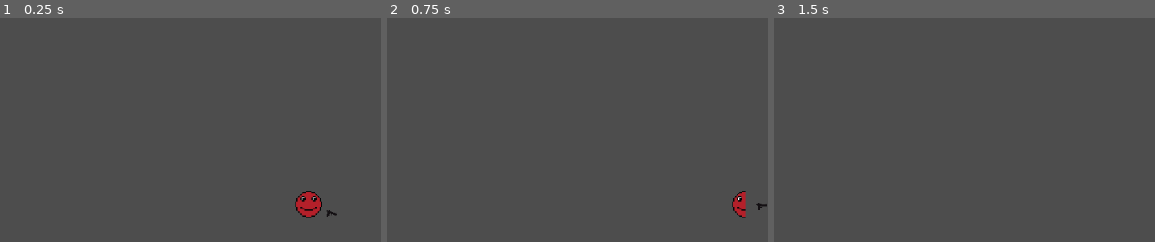
Above: before the commit, frames 1-3 (left to right).
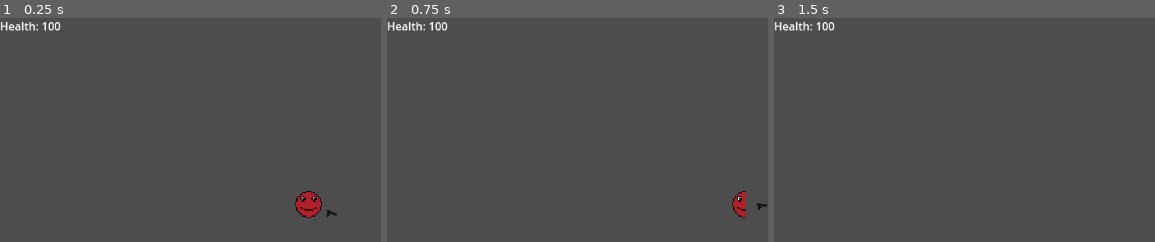
Above: after the commit, the same moments.

Repository: Techtix0/horde_survivor
Game: Godot game, scene res://src/level_01.tscn
Two runs of this game, one before a commit and one after it. Both use one fixed random seed, a clock stepped at 60 frames per second and the inputs below. The engine's default icon, where the game draws it, is replaced by a stand-in: a white triangle on a blue panel in a dark square.
Inputs (mouse positions are % of the whole screen's width and height, from its top left):
- Up to frame 1 (0.25 s): no input
- Up to frame 2 (0.75 s): tap Enter at 0.5 s; move the mouse to (75, 45) at 0.52 s; press the mouse at (75, 45) at 0.53 s; hold D (right) from 0.53 s (still down)
- Up to frame 3 (1.5 s): move the mouse to (31, 55) at 1.27 s; release D (right) at 1.28 s; release the mouse at (31, 55) at 1.28 s; hold S (down) from 1.28 s (still down); click (31, 55) at 1.35 s
The pictures show only the part of the screen within x 0-50%, y 0-50%; the shares and areas given below are measured in that part.

The runs differ from the first frame. In frame 1, 0.3% of the frame differs, in the area x 0-17%, y 1-6%; in frame 2, 0.3%; in frame 3, 0.3%.

Commit message:
Add: player HUD with health

Diff:
--- a/src/managers/player_manager.gd
+++ b/src/managers/player_manager.gd
@@ -1,4 +1,6 @@
 extends Node
+
+signal took_damage
 
 # Player object
 var player: Player
--- /dev/null
+++ b/src/scenes/hud/player_hud.gd
@@ -0,0 +1,12 @@
+extends CanvasLayer
+
+func _ready() -> void:
+	# Set health amount to current player health
+	%HealthAmount.text = str(PlayerManager.current_health)
+
+	# Connect to the took_damage signal, which calls the update_health function when emitted
+	PlayerManager.took_damage.connect(update_health)
+
+# Update health displayed on hud to match current player health
+func update_health() -> void:
+	%HealthAmount.text = str(PlayerManager.current_health)
--- /dev/null
+++ b/src/scenes/hud/player_hud.tscn
@@ -0,0 +1,21 @@
+[gd_scene load_steps=2 format=3 uid="uid://cqrcbct62klrh"]
+
+[ext_resource type="Script" uid="uid://d2y7c5pumcck5" path="res://src/scenes/hud/player_hud.gd" id="1_tx41k"]
+
+[node name="PlayerHud" type="CanvasLayer"]
+script = ExtResource("1_tx41k")
+
+[node name="PlayerInfo" type="VBoxContainer" parent="."]
+offset_right = 40.0
+offset_bottom = 40.0
+
+[node name="Health" type="HBoxContainer" parent="PlayerInfo"]
+layout_mode = 2
+
+[node name="HealthLabel" type="Label" parent="PlayerInfo/Health"]
+layout_mode = 2
+text = "Health:"
+
+[node name="HealthAmount" type="Label" parent="PlayerInfo/Health"]
+unique_name_in_owner = true
+layout_mode = 2
--- a/src/scenes/items/bullet.gd
+++ b/src/scenes/items/bullet.gd
@@ -2,7 +2,6 @@
 extends Area2D
 
 var speed: float
-var lifetime: float
 var lifetime_timer: float
 
 func init(speed: float, lifetime: float) -> void:
--- a/src/scenes/player/player.tscn
+++ b/src/scenes/player/player.tscn
@@ -7,6 +7,7 @@
 [ext_resource type="PackedScene" uid="uid://cj3gbtk83okag" path="res://src/scenes/items/basic_gun.tscn" id="3_lh6av"]
 [ext_resource type="Script" uid="uid://c7i0d3kbf1i4u" path="res://src/scenes/player/player_move_component.gd" id="4_6gf5d"]
 [ext_resource type="PackedScene" uid="uid://cfrs4vuyrp3nt" path="res://src/state_machines/attack_state_machine.tscn" id="7_6ap8y"]
+[ext_resource type="PackedScene" uid="uid://cqrcbct62klrh" path="res://src/scenes/hud/player_hud.tscn" id="8_w8ig4"]
 
 [sub_resource type="CapsuleShape2D" id="CapsuleShape2D_sh265"]
 
@@ -74,5 +75,7 @@
 [node name="AttackStateMachine" parent="." node_paths=PackedStringArray("starting_state") instance=ExtResource("7_6ap8y")]
 starting_state = NodePath("Idle")
 
+[node name="PlayerHud" parent="." instance=ExtResource("8_w8ig4")]
+
 [editable path="MoveStateMachine"]
 [editable path="AttackStateMachine"]
Not shown, added: src/scenes/hud/player_hud.gd.uid
Not shown: 1 places in src/scenes/player/player.tscn that only renumber resources
